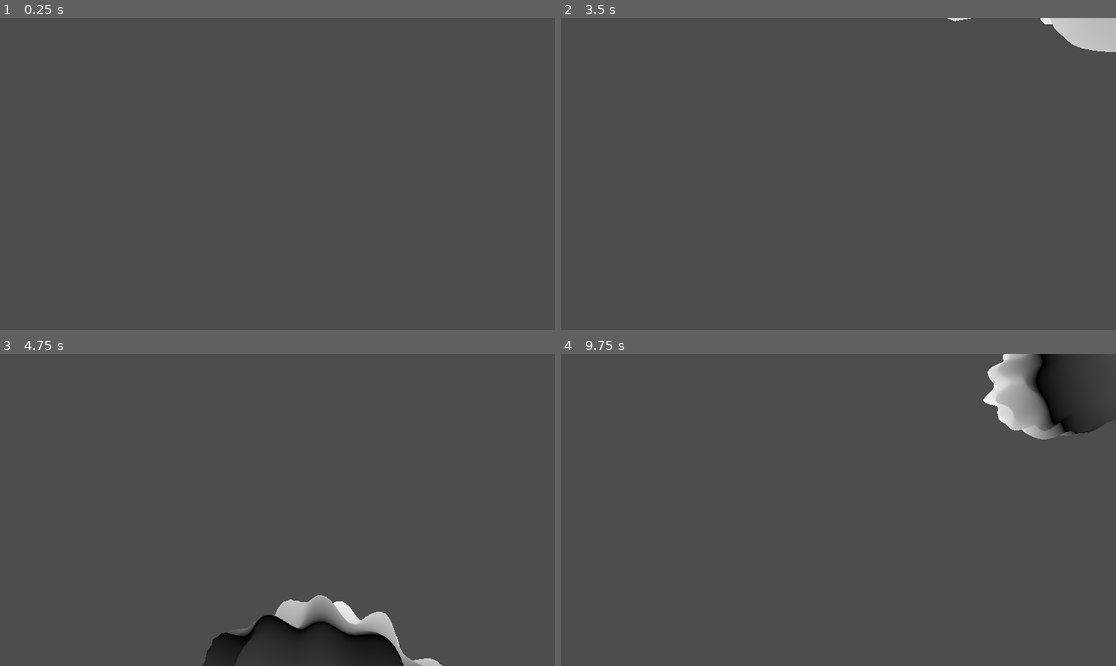
Above: before the commit, frames 1-4 (two rows, left to right).
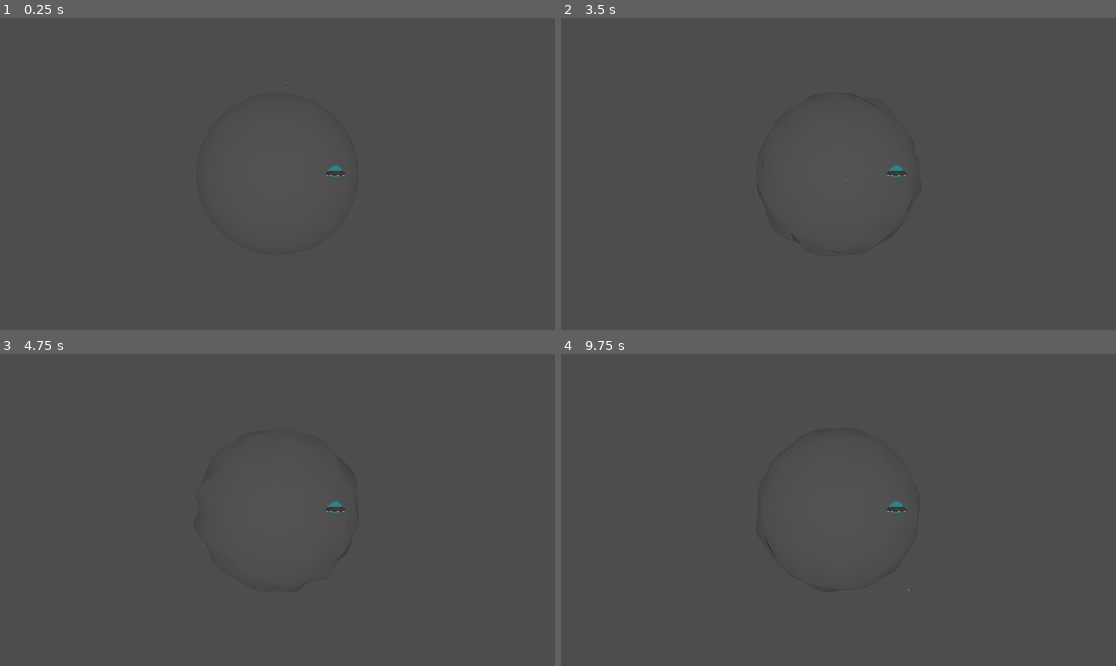
Above: after the commit, the same moments.

Repository: Routund/Earth_shakers
Game: Godot game, scene res://Scenes/test.tscn
Same seed, same stepped clock (60 frames per second), same inputs: the game is played once before the commit and once after it.
Inputs (mouse positions are in pixels of both pictures, inside the frame that each line leads up to):
- Up to frame 1 (0.25 s): no input
- Up to frame 2 (3.5 s): tap Enter at 0.5, 2 s; move the mouse to (866, 174) at 0.52 s; hold Up (up) from 0.53 s (still down); tap Space (jump) at 0.6, 0.77, 1.07, 1.25, 1.35, 1.52, 1.82, 2.1, 2.75, 2.85, 3.02, 3.32 s; move the mouse to (810, 174) at 1.27 s; move the mouse to (849, 167) at 2.02 s; move the mouse to (832, 180) at 2.77 s
- Up to frame 3 (4.75 s): keep holding Up (up); move the mouse to (316, 513) at 3.52 s; tap Space (jump) at 3.6, 3.77, 4.07, 4.35, 4.52 s; move the mouse to (233, 506) at 4.27 s
- Up to frame 4 (9.75 s): tap Space (jump) at 4.82, 5.1, 5.85, 6.02, 6.32, 6.5, 6.6, 6.77, 7.07, 7.35, 7.52, 7.82, 8.1, 8.85, 9.02, 9.32, 9.6 s; move the mouse to (844, 510) at 5.02 s; tap Enter at 5.75 s; move the mouse to (816, 503) at 5.77 s; release Up (up) at 5.78 s; hold Right (right) 5.78-6.53 s; move the mouse to (866, 510) at 6.52 s; hold Up (up) 6.53-8.78 s; move the mouse to (810, 510) at 7.27 s; move the mouse to (849, 503) at 8.02 s; move the mouse to (832, 516) at 8.77 s; hold A (left) 8.78-9.53 s; move the mouse to (877, 513) at 9.52 s; hold Up (up) from 9.53 s (still down)

The runs differ from the first frame. In frame 1, less than 0.1% of the frame differs, in the area x 51-63%, y 20-52%; in frame 2, 1.1%; in frame 3, 5.4%, in the area x 36-80%, y 47-100%; in frame 4, 4.0%.

Commit message:
Merge branch 'sigmacameron' of https://github.com/Routund/Earth_shakers.git into Ads
Also, made players gravitate properly to planet, stick to planet and (somewhat) rotate properly to face the correct direction

Diff:
--- a/Scenes/player.tscn
+++ b/Scenes/player.tscn
@@ -7,18 +7,36 @@
 radius = 0.580856
 
 [node name="player" type="CharacterBody3D"]
+rotation_edit_mode = 2
 script = ExtResource("1_5rkx4")
 
 [node name="CollisionShape3D" type="CollisionShape3D" parent="."]
 shape = SubResource("SphereShape3D_pe1jp")
 
-[node name="RayCast3D" type="RayCast3D" parent="."]
-hit_back_faces = false
-
 [node name="head" type="Node3D" parent="."]
 transform = Transform3D(1, 0, 0, 0, 1, 0, 0, 0, 1, 0, 0.841788, 0)
 
 [node name="Camera3D" type="Camera3D" parent="head"]
+rotation_edit_mode = 2
+
+[node name="Camera_RayCast" type="RayCast3D" parent="head/Camera3D"]
+target_position = Vector3(0, 0, -1)
+hit_back_faces = false
+collide_with_bodies = false
+debug_shape_custom_color = Color(0.855536, 0.880725, 0.226302, 1)
 
 [node name="UFO" parent="head" instance=ExtResource("2_ofu1b")]
 transform = Transform3D(0.0865361, 0.0501148, 0, -0.0501148, 0.0865361, 0, 0, 0, 0.1, 0.880472, -0.746585, -0.47088)
+
+[node name="RayCast3D" type="RayCast3D" parent="."]
+target_position = Vector3(0, 0, -1)
+hit_back_faces = false
+debug_shape_custom_color = Color(0.160784, 0.360784, 1, 1)
+
+[node name="RayCast3D3" type="RayCast3D" parent="."]
+target_position = Vector3(0, 1, 0)
+debug_shape_custom_color = Color(0, 0.811765, 0.0196078, 1)
+
+[node name="RayCast3D2" type="RayCast3D" parent="."]
+target_position = Vector3(1, 0, 0)
+debug_shape_custom_color = Color(1, 0, 0.215686, 1)
--- a/Scenes/test.tscn
+++ b/Scenes/test.tscn
@@ -1,9 +1,10 @@
-[gd_scene load_steps=9 format=3 uid="uid://bi16iyfo3yx4e"]
+[gd_scene load_steps=10 format=3 uid="uid://bi16iyfo3yx4e"]
 
 [ext_resource type="Shader" path="res://Shaders/planet_wave.gdshader" id="1_nw1d7"]
 [ext_resource type="Script" path="res://Scripts/UvSphere.gd" id="3_08ukf"]
 [ext_resource type="PackedScene" uid="uid://cnjb7mb2dxn31" path="res://Sculptures/UFO.glb" id="4_luwtk"]
 [ext_resource type="PackedScene" uid="uid://cdq77svver7c0" path="res://Scenes/player.tscn" id="4_n1flc"]
+[ext_resource type="Script" path="res://Scripts/test_camera.gd" id="5_cfsj1"]
 
 [sub_resource type="CapsuleMesh" id="CapsuleMesh_x20ug"]
 
@@ -14,8 +15,8 @@
 shader_parameter/radius = 1.0
 
 [sub_resource type="SphereMesh" id="SphereMesh_hk8ae"]
-radius = 2.0
-height = 4.0
+radius = 8.0
+height = 16.0
 radial_segments = 75
 rings = 75
 
@@ -46,7 +47,7 @@
 transform = Transform3D(1, 0, 0, 0, 1, 0, 0, 0, 1, 6.04159, -4.76837e-07, 0.359719)
 
 [node name="player" parent="." instance=ExtResource("4_n1flc")]
-transform = Transform3D(1, 0, 0, 0, 1, 0, 0, 0, 1, 0.623209, 3.4577, -0.33631)
+transform = Transform3D(1, 0, 0, 0, 1, 0, 0, 0, 1, 0, 10, 0)
 
 [node name="StaticBody3D" type="StaticBody3D" parent="."]
 
@@ -55,4 +56,6 @@
 shape = SubResource("SphereShape3D_mgivc")
 disabled = true
 
-[node name="Enemy_Spawner" type="Node3D" parent="."]
+[node name="Camera3D" type="Camera3D" parent="."]
+transform = Transform3D(1, 0, 0, 0, 1, 0, 0, 0, 1, 0, 0, 21.5425)
+script = ExtResource("5_cfsj1")
--- a/Scripts/Gravity.gd
+++ b/Scripts/Gravity.gd
@@ -5,7 +5,7 @@
 const phase_shift : float = PI/4.0;
 const frequency : float = 15.0;
 const height : float = 0.09;
-const radius : float = 2.0;
+const radius : float = 8.0;
 
 var impact_points = []
 var k = 0
--- a/Scripts/UvSphere.gd
+++ b/Scripts/UvSphere.gd
@@ -2,7 +2,7 @@
 
 var rings = 75
 var radial_segments = 75
-var radius = 1.6
+var radius = 8
 
 var k : float = 0
 
@@ -23,7 +23,6 @@
 	impact_site = impact_site.normalized()
 	impact_points.append([impact_site,k])
 	Gravity.impact_points = impact_points
-	Gravity.k = k
 	var impact_image = Image.create_empty(impact_points.size(),1,false,Image.FORMAT_RGBAF)
 	for i in range(len(impact_points)):
 		impact_image.set_pixel(i,0,Color(impact_points[i][0].x/2 + 0.5,impact_points[i][0].y/2 + 0.5,impact_points[i][0].z/2 + 0.5,impact_points[i][1]/1000))
@@ -32,6 +31,7 @@
 
 func _process(delta : float) -> void:
 	k+=delta
+	Gravity.k = k
 	if Input.is_action_just_pressed("jump"):
 		add_impact(Vector3(randf()- 0.5,randf() - 0.5,randf()-0.5).normalized())
 		if len(impact_points)==100:
--- a/Shaders/planet_wave.gdshader
+++ b/Shaders/planet_wave.gdshader
@@ -29,6 +29,7 @@
 }
 
 void fragment() {
+	ALPHA = 0.5f;
 	// Called for every pixel the material is visible on.
 }
 
--- a/player.gd
+++ b/player.gd
@@ -4,14 +4,15 @@
 const SPEED = 5.0
 const SENS = 0.005
 
-var gravitational_velocity : Vector3 = Vector3(0,0,0)
-var jump_velocity : Vector3 = Vector3(0,0,0)
-
+var gravitational_velocity : Vector3 = Vector3.ZERO
+var jump_velocity : Vector3 = Vector3.ZERO
+var perpendicular_movement : Vector3 = Vector3.ZERO
+var direction : Vector3 = Vector3.ZERO
+var position_normalized : Vector3
 @onready var head = $head
 @onready var camera = $head/Camera3D
 
 var grounded : bool = false
-var perpendicular_movement : Vector3 = Vector3(0,0,0)
 
 func _ready():
 	Input.set_mouse_mode(Input.MOUSE_MODE_CAPTURED)
@@ -23,22 +24,26 @@
 		camera.rotation.x = clamp(camera.rotation.x, deg_to_rad(-85), deg_to_rad(85))
 
 func _physics_process(delta: float) -> void:
-	# Add the gravity.
+
+	position_normalized = position.normalized()
+
+	# If player isn't grounded, increase the amount of velocity due to gravity
 	if !grounded:
 		var accel = Gravity.gravitate(position)
 		gravitational_velocity += -accel[0] * delta * 1
 		var ground_result = Gravity.check_ground(position + velocity * delta)
 		if ground_result[1]:
+			# Resets velocity due to gravity and jumping, and sets player position to be on top of planet
 			gravitational_velocity = Vector3.ZERO
+			jump_velocity = Vector3(0,0,0)
 			position = ground_result[0]
 			grounded = true
-			jump_velocity = Vector3(0,0,0)
 			velocity = Vector3.ZERO
-		$RayCast3D.target_position = gravitational_velocity *delta
+		#$RayCast3D.target_position = gravitational_velocity *delta
 	else:
+		# If player grounded, reset their position to be on top of the planet
 		position = Gravity.check_ground(position + velocity*delta)[0]
-		print(position)
-		$RayCast3D.target_position = gravitational_velocity * delta
+		#$RayCast3D.target_position = gravitational_velocity * delta
 
 	# Handle jump.
 
@@ -46,20 +51,46 @@
 		Input.set_mouse_mode(Input.MOUSE_MODE_VISIBLE)
 
 	# Get the input direction and handle the movement/deceleration.
-	# As good practice, you should replace UI actions with custom gameplay actions.
 	var input_dir := Input.get_vector("left", "right", "up", "down")
-	var direction := (transform.basis * Vector3(input_dir.x, 0, input_dir.y)).normalized()
+	direction = Vector3(input_dir.x, 0, input_dir.y).normalized()
+
 	if direction:
-		perpendicular_movement.x = direction.x * SPEED
-		perpendicular_movement.z = direction.z * SPEED
+		perpendicular_movement = (direction.x * transform.basis.x + direction.z * transform.basis.z) * SPEED
 	else:
 		perpendicular_movement.x = move_toward(perpendicular_movement.x, 0, SPEED)
 		perpendicular_movement.z = move_toward(perpendicular_movement.z, 0, SPEED)
-
+		perpendicular_movement.y = move_toward(perpendicular_movement.y, 0, SPEED)
+	# Add to jump velocity
 	if Input.is_action_just_pressed("jump") and grounded:
 		jump_velocity += position.normalized() * 5
-		print("Jumped")
 		grounded = false
+
+
+	# Set velocity based off how much gravity, player control, and jump force, would cause it to.NOOO
+	velocity = perpendicular_movement + gravitational_velocity + jump_velocity
 	move_and_slide()
 
-	velocity = perpendicular_movement + gravitational_velocity + jump_velocity
+	rotate_player()
+
+func rotate_player():
+	var relative_up : Vector3 = position_normalized
+	var camera_forward : Vector3 = camera.global_transform.basis.z
+	#var side_axis : Vector3 =  relative_up.cross(last_position).normalized()
+	#
+	print("%s %s" % [-transform.basis.z,camera_forward])
+
+	transform = transform.looking_at(-camera_forward,relative_up)
+	#print(angle_between)
+
+
+	transform = Transform3D(transform.basis.x,transform.basis.z,-transform.basis.y,position)
+
+	transform.orthonormalized()
+
+	#$RayCast3D.global_rotation = Vector3.ZERO
+	#$RayCast3D2.global_rotation = Vector3.ZERO
+	#$RayCast3D3.global_rotation = Vector3.ZERO
+
+	#$RayCast3D.target_position = relative_up
+	#$RayCast3D2.target_position = -camera.global_transform.basis.z
+	#$RayCast3D3.target_position = global_transform.basis.y
Not shown, added: Sculptures/Plane.glb.import
